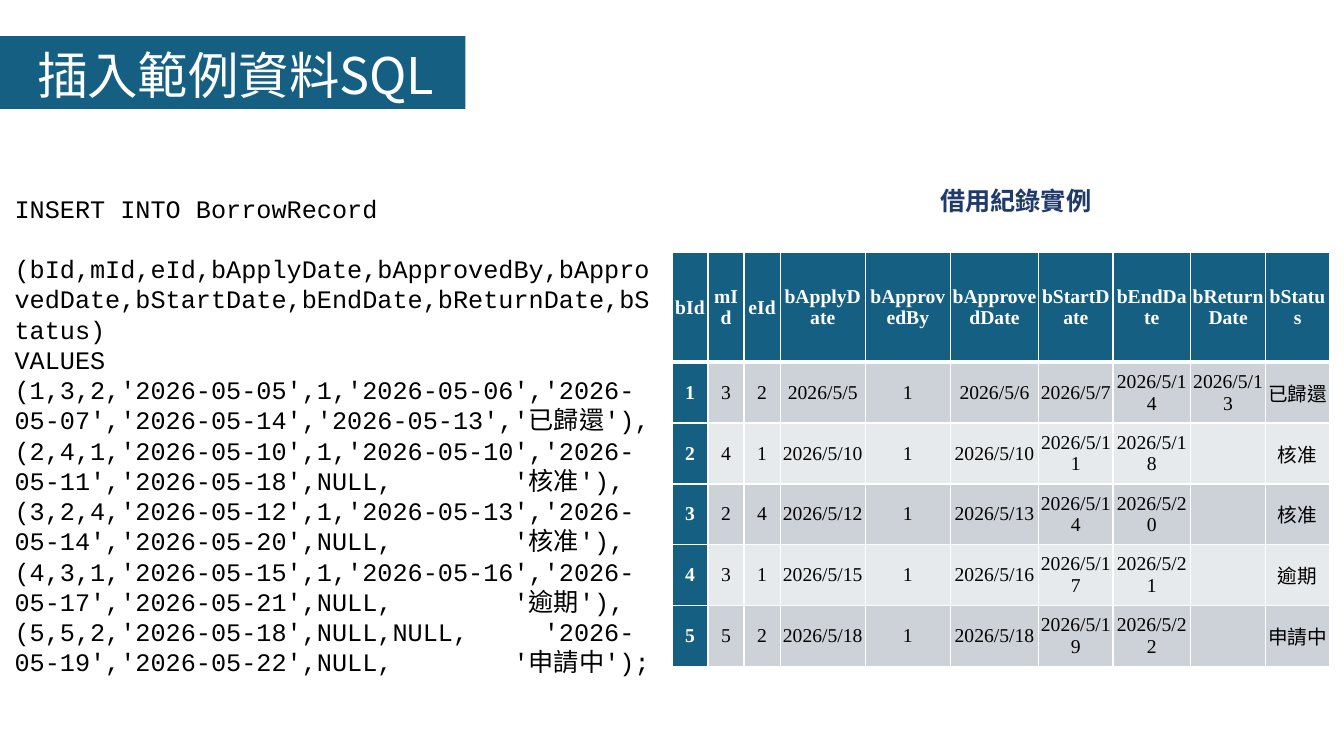
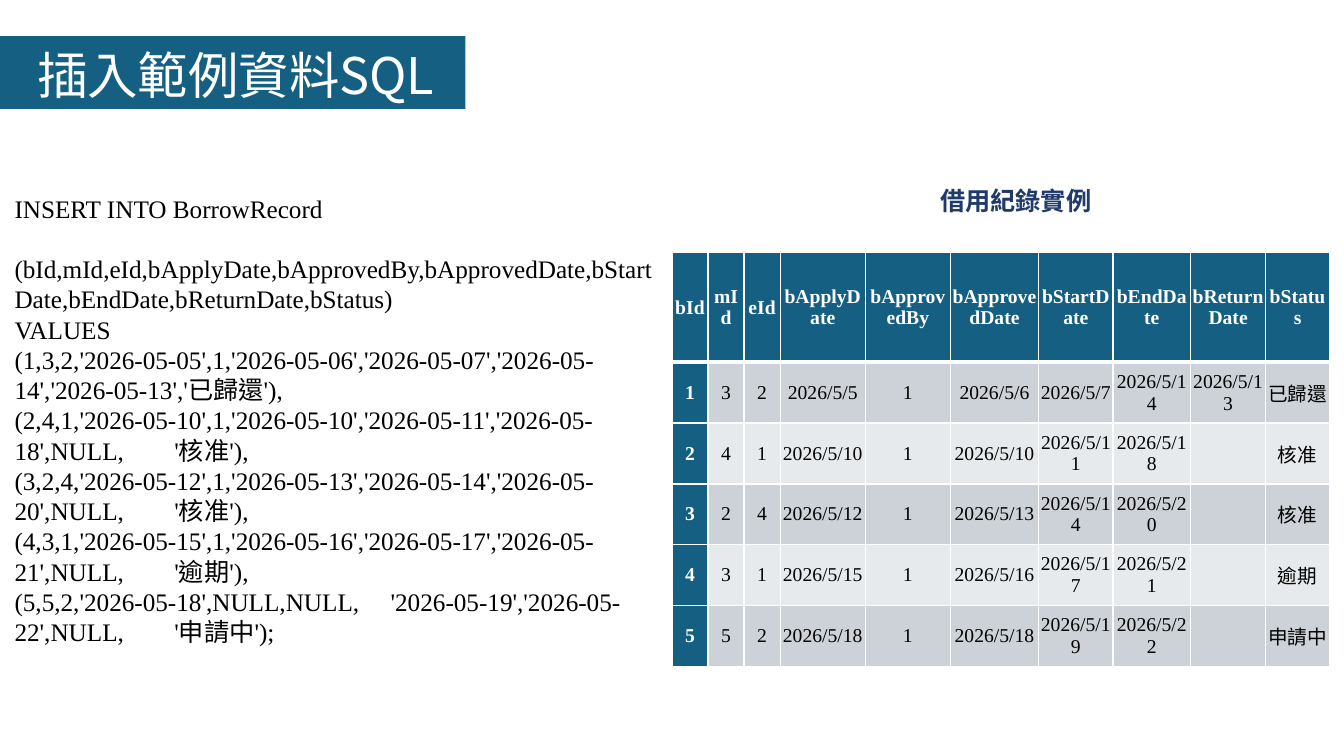
Before and after one commit to LazyEmotionO/NFU_DATABASE, a slide deck: slide 24 of 第四組_資料庫系統期末Part II簡報.pptx. Drawn at 1344x756 pixels with LibreOffice and Linux fonts; fonts in the diff are those of the drawing. Boxes give left, top, right and bottom in pixels: in the first picture for what was removed or moved away, otherwise in the second. Text is boxed around its words. In the diff, an @@ line names an element or a change of style, - is before the commit and + after.

```diff
--- a/第四組_資料庫系統期末Part II簡報.pptx
+++ b/第四組_資料庫系統期末Part II簡報.pptx
@@ text "INSERT INTO BorrowRecord" at (15,200,652,646): font Courier New to Times New Roman @@
```
Also in this commit, not shown: 13 other slides changed, 1 slide added.
